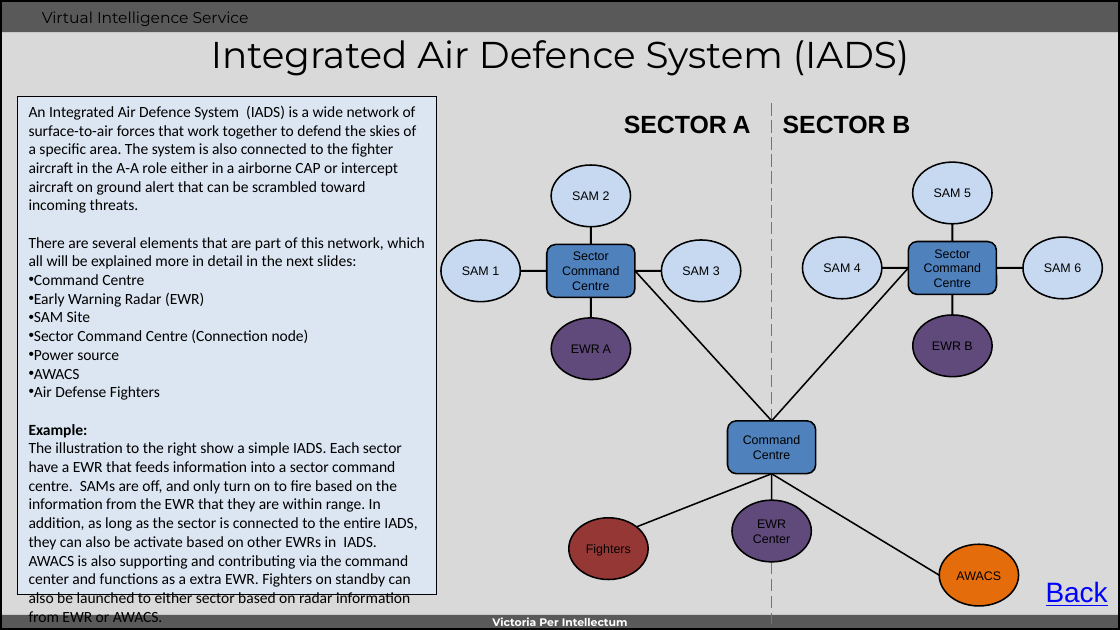
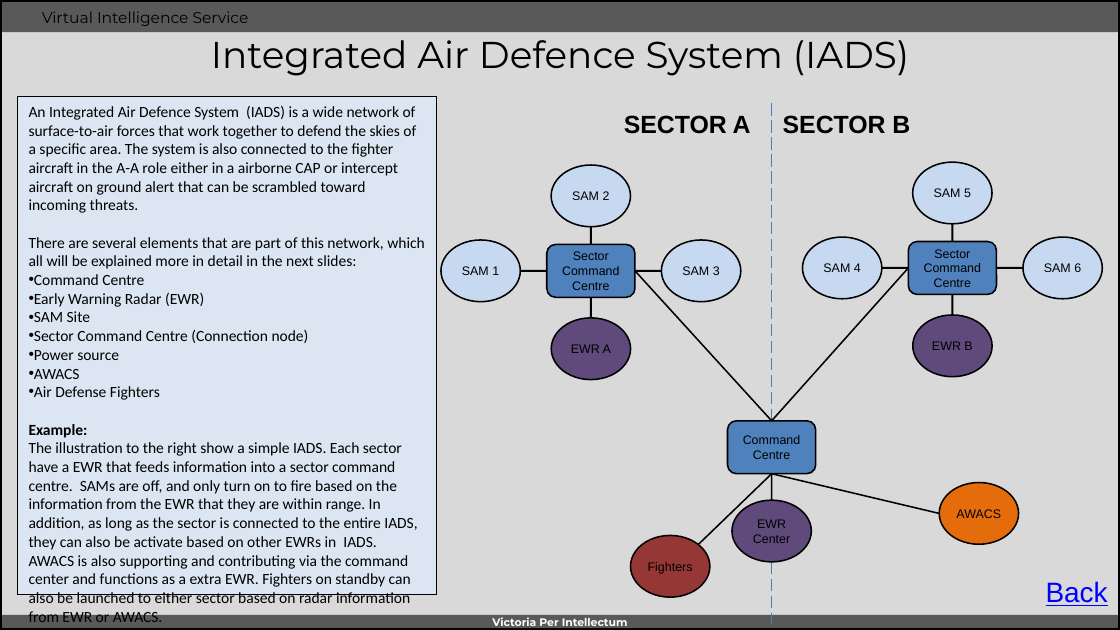
Before and after one commit to 132nd-vWing/VIS, a slide deck: slide 3 of OPAR/INTREP VIS OPAR-002 - Syrian IADS.pptx. Drawn at 1120x630 pixels with LibreOffice and Linux fonts; fonts in the diff are those of the drawing; background and template pictures are left out. Boxes give left, top, right and bottom in pixels: in the first picture for what was removed or moved away, otherwise in the second. Text is boxed around its words. In the diff, an @@ line names an element or a change of style, - is before the commit and + after.

```diff
--- a/OPAR/INTREP VIS OPAR-002 - Syrian IADS.pptx
+++ b/OPAR/INTREP VIS OPAR-002 - Syrian IADS.pptx
@@ line moved from (636, 526) - (772, 474) to (698, 544) - (772, 474) @@
@@ line moved from (772, 474) - (940, 576) to (772, 474) - (940, 513) @@
@@ ellipse "AWACS" moved from (x1=940, y1=544, x2=1019, y2=606) to (x1=940, y1=483, x2=1019, y2=544) @@
@@ ellipse "Fighters" moved from (x1=569, y1=517, x2=648, y2=579) to (x1=631, y1=535, x2=710, y2=597) @@
```
Also in this commit, not shown: 6 other slides changed.
